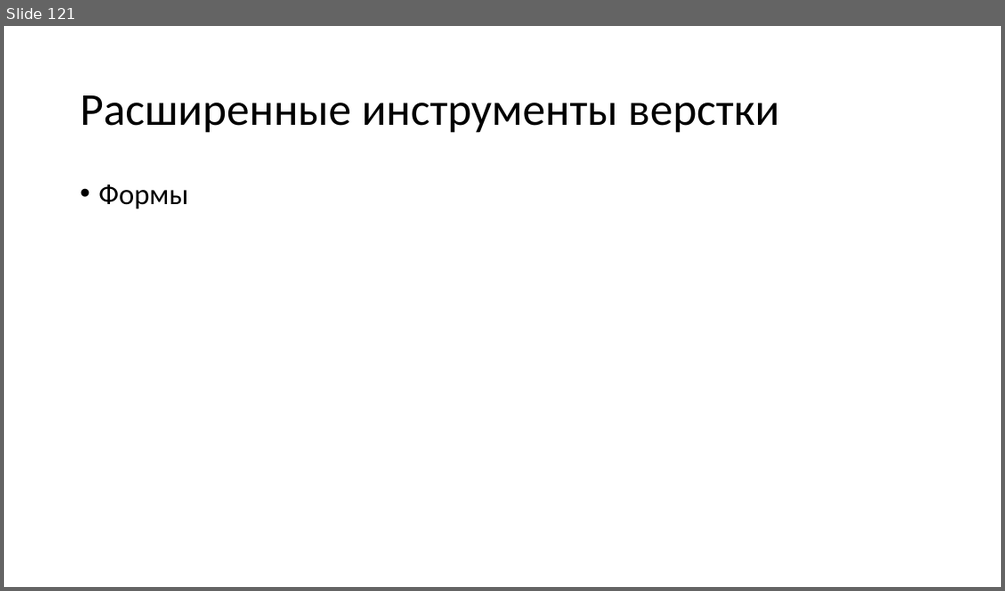
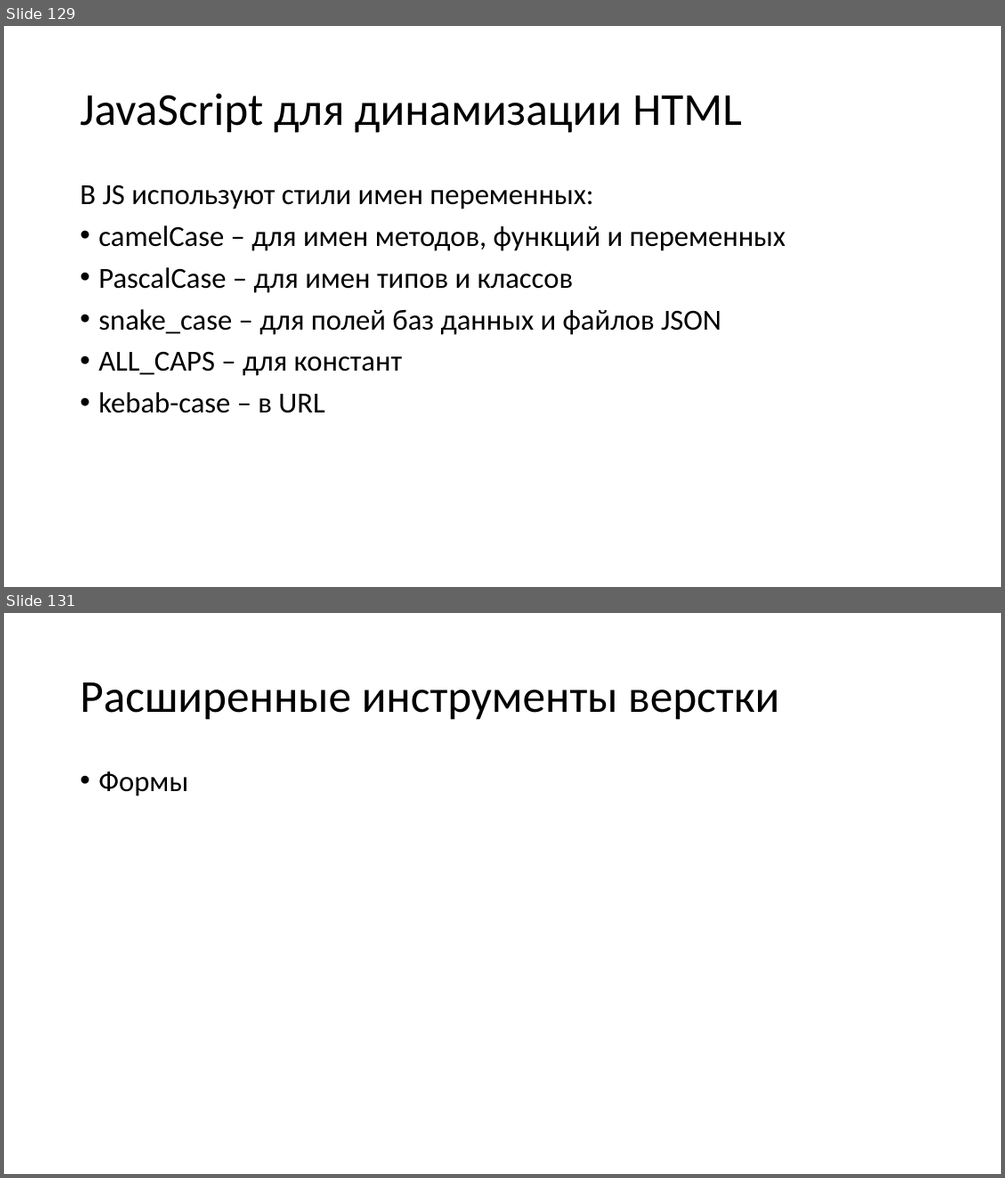
Before and after one commit to heymynameis/web-development, a slide deck: Лекции web.pptx. Shown one above the other, each under a label of ours: slide 121 before the commit, slides 129 and 131 after it; the slides between them are not shown. The pictures are 1005x591 and 1005x1178 pixels, drawn with LibreOffice and Linux fonts; fonts in the diff are those of the drawing. Boxes give left, top, right and bottom in pixels: in the first picture for what was removed or moved away, otherwise in the second. Text is boxed around its words. In the diff, an @@ line names an element or a change of style, - is before the commit and + after.

```diff
--- a/Лекции web.pptx
+++ b/Лекции web.pptx
@@ slide 129 added at [4, 26, 1001, 587], background #FFFFFF @@
@@ title added at [80, 93, 741, 133], 44 pt, text #000000 @@
+JavaScript для динамизации HTML
@@ text added at [80, 184, 785, 413], 28 pt, text #000000 @@
+В JS используют стили имен переменных:
+• camelCase – для имен методов, функций и переменных
+• PascalCase – для имен типов и классов
+• snake_case – для полей баз данных и файлов JSON
+• ALL_CAPS – для констант
+• kebab-case – в URL
@@ what was slide 121 is now slide 131 @@
```
Also in this commit, not shown: 9 other slides added, 1 other file.
